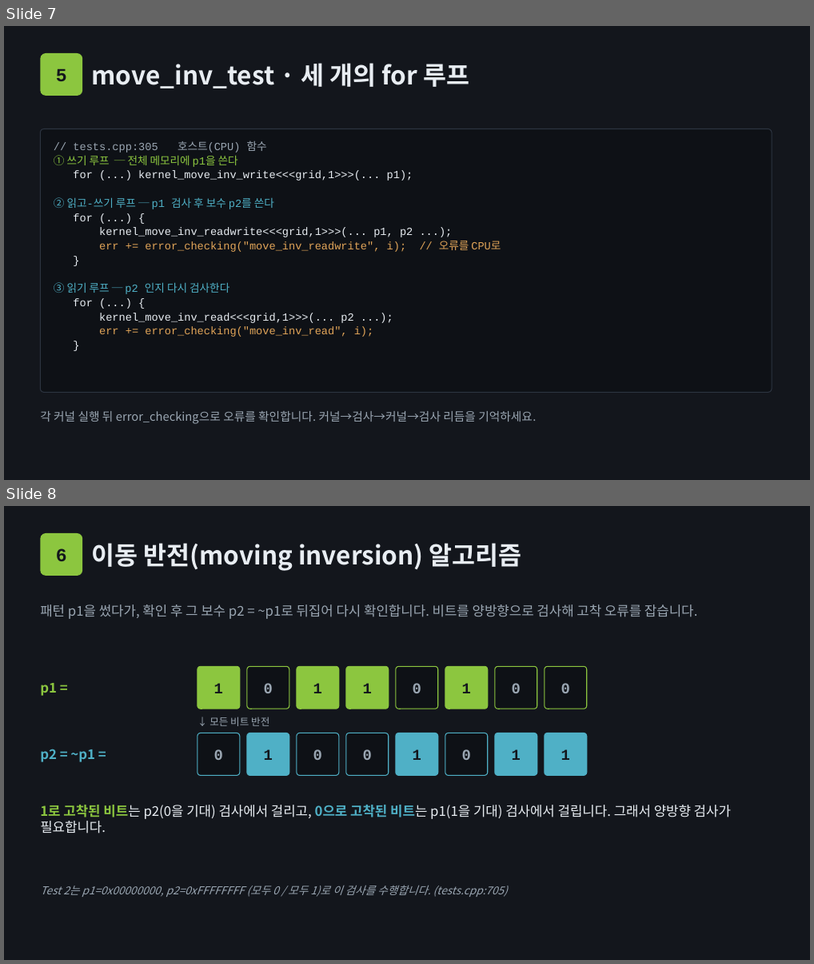
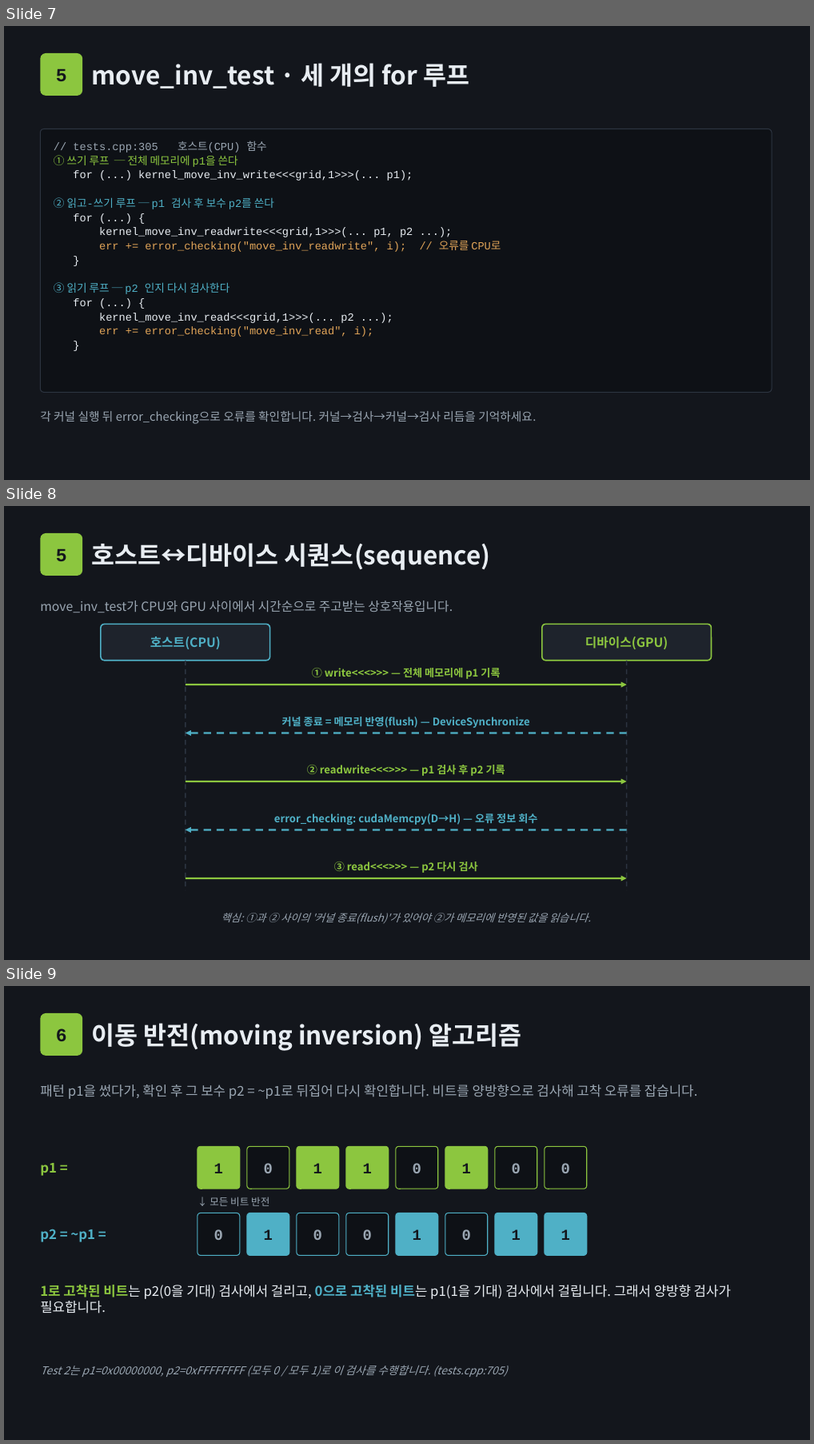
Before and after one commit to chorus96/cuda_memtest, a slide deck: seminar/slides/세션2_메모리모델과_데이터이동.pptx. Shown one above the other, each under a label of ours: slides 7 and 8 before the commit, slides 7, 8 and 9 after it. The pictures are 814x964 and 814x1444 pixels, drawn with LibreOffice and Linux fonts; fonts in the diff are those of the drawing. Boxes give left, top, right and bottom in pixels: in the first picture for what was removed or moved away, otherwise in the second. Text is boxed around its words. In the diff, an @@ line names an element or a change of style, - is before the commit and + after.

```diff
--- a/seminar/slides/세션2_메모리모델과_데이터이동.pptx
+++ b/seminar/slides/세션2_메모리모델과_데이터이동.pptx
@@ slide 8 added at box(4, 506, 810, 960), background #13161C @@
@@ rounded rectangle added at box(40, 533, 82, 576), fill #8CC63F, 22 pt, text #13161C, bold @@
+5
@@ text added at box(92, 543, 490, 570), 30 pt, text #E8EDF2, bold @@
+호스트↔디바이스 시퀀스(sequence)
@@ text added at box(40, 600, 453, 612), 15 pt, text #9AA6B2 @@
+move_inv_test가 CPU와 GPU 사이에서 시간순으로 주고받는 상호작용입니다.
@@ rounded rectangle added at box(101, 624, 270, 660), fill #1E232C, outline #4FB0C6 1.5 pt @@
@@ rounded rectangle added at box(542, 624, 712, 660), fill #1E232C, outline #8CC63F 1.5 pt @@
@@ text added at box(150, 636, 221, 649), 15 pt, text #4FB0C6, bold @@
+호스트(CPU)
@@ text added at box(586, 636, 668, 649), 15 pt, text #8CC63F, bold @@
+디바이스(GPU)
@@ line added from (186, 660) to (186, 890), #2C3440 1.5 pt dashed @@
@@ text added at box(312, 668, 500, 679), 12.5 pt, text #8CC63F, bold @@
+① write<<<>>> — 전체 메모리에 p1 기록
@@ line added from (627, 660) to (627, 890), #2C3440 1.5 pt dashed @@
@@ arrow added from (186, 684) to (627, 684), #8CC63F 2.2 pt @@
@@ text added at box(282, 716, 530, 728), 12.5 pt, text #4FB0C6, bold @@
+커널 종료 = 메모리 반영(flush) — DeviceSynchronize
@@ arrow added from (627, 733) to (186, 733), #4FB0C6 2.2 pt dashed @@
@@ text added at box(307, 764, 506, 776), 12.5 pt, text #8CC63F, bold @@
+② readwrite<<<>>> — p1 검사 후 p2 기록
@@ arrow added from (186, 781) to (627, 781), #8CC63F 2.2 pt @@
@@ text added at box(274, 813, 538, 824), 12.5 pt, text #4FB0C6, bold @@
+error_checking: cudaMemcpy(D→H) — 오류 정보 회수
@@ arrow added from (627, 830) to (186, 830), #4FB0C6 2.2 pt dashed @@
@@ text added at box(334, 861, 478, 872), 12.5 pt, text #8CC63F, bold @@
+③ read<<<>>> — p2 다시 검사
@@ arrow added from (186, 878) to (627, 878), #8CC63F 2.2 pt @@
@@ text added at box(221, 912, 591, 924), 12.5 pt, text #9AA6B2, italic @@
+핵심: ①과 ② 사이의 '커널 종료(flush)'가 있어야 ②가 메모리에 반영된 값을 읽습니다.
@@ what was slide 8 is now slide 9 @@
```
Also in this commit, not shown: 8 other files.
